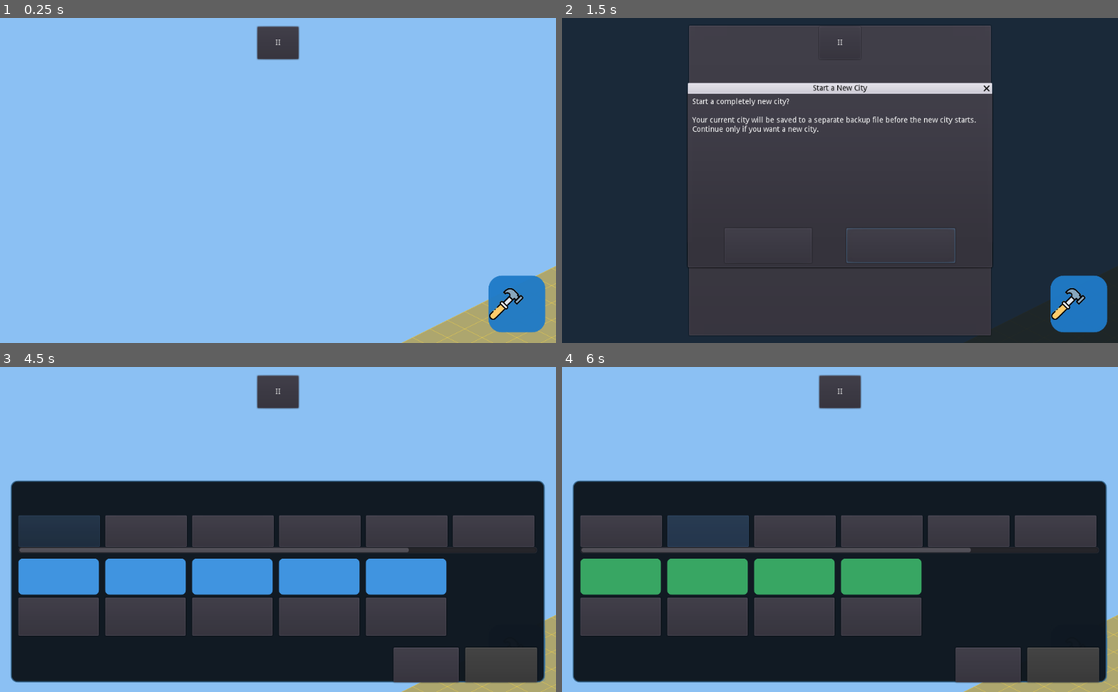
Above: before the commit, frames 1-4 (two rows, left to right).
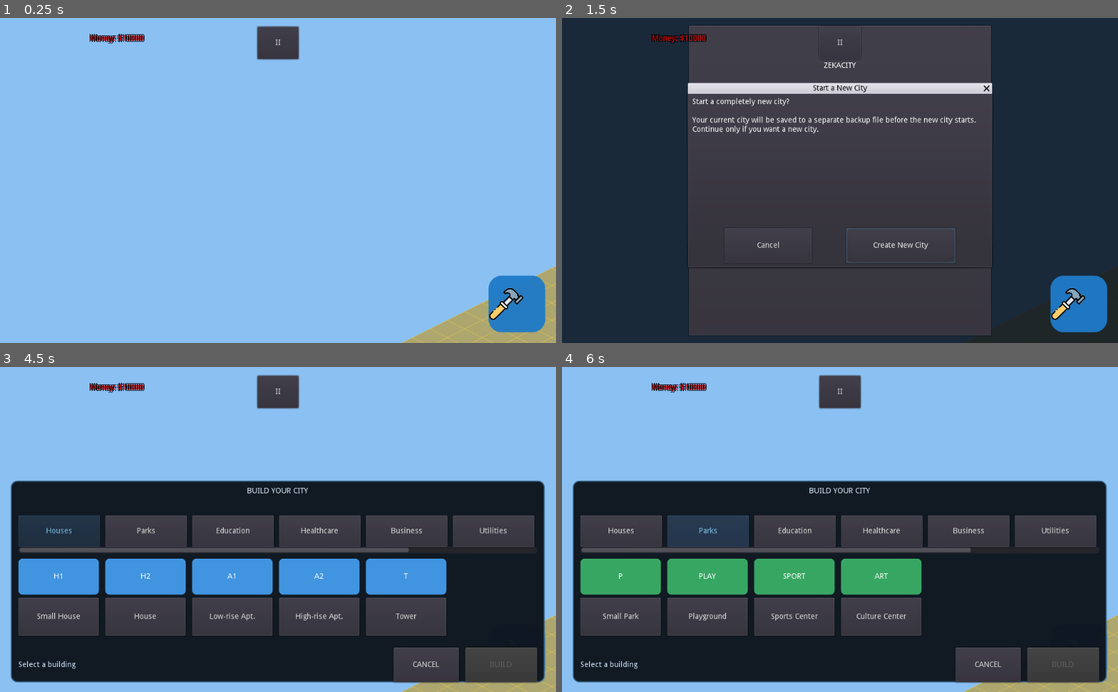
Above: after the commit, the same moments.

Repository: zekainstabot/zekacity
Game: Godot game, scene res://Main.tscn
Two runs of this game, one before a commit and one after it. Both use one fixed random seed, a clock stepped at 60 frames per second and the inputs below.
Inputs (mouse positions are in pixels of both pictures, inside the frame that each line leads up to):
- Up to frame 1 (0.25 s): no input
- Up to frame 2 (1.5 s): click "II" at 0.5 s; click "Restart" at 1.25 s
- Up to frame 3 (4.5 s): click "Restart" at 2 s; click "Restart" at 2.75 s; click "Create New City" at 3.5 s; click (517, 653) at 4.25 s
- Up to frame 4 (6 s): click "Houses" at 5 s; click "Parks" at 5.75 s

The runs differ from the first frame. In frame 1, 0.2% of the frame differs, in the area x 16-26%, y 4-8%; in frame 2, 0.4%; in frame 3, 1.1%; in frame 4, 1.1%, in the area x 3-92%, y 4-93%.

Commit message:
7865435251264

Diff:
--- a/Main.tscn
+++ b/Main.tscn
@@ -1,4 +1,3 @@
-
 [gd_scene load_steps=8 format=2]
 
 [ext_resource path="res://World.gd" type="Script" id=1]
--- a/World.gd
+++ b/World.gd
@@ -197,6 +197,8 @@
 		return
 
 	var ui_elements = world_ui_controller.initialize(self, ui)
+	print("DEBUG UI: ", ui)
+	print("DEBUG MONEY LABEL: ", ui_elements.get("treasury_label"))
 
 # بعد از آماده‌شدن UI، دکمه ساخت را تنظیم کن.
 	_setup_construction_button()
--- a/scripts/PauseMenu.gd
+++ b/scripts/PauseMenu.gd
@@ -134,15 +134,17 @@
 
 
 func _make_font(font_size):
+	var font_path = "res://assets/fonts/Roboto-Regular.ttf"
+
+	if not ResourceLoader.exists(font_path):
+		push_warning("Roboto font not found: " + font_path)
+		return get_font("font")
+
 	var font = DynamicFont.new()
-	var font_path = "res://assets/fonts/Roboto-Regular.ttf"
-
-	if ResourceLoader.exists(font_path):
-		font.font_data = load(font_path)
-
+	font.font_data = load(font_path)
 	font.size = font_size
+
 	return font
-
 
 func _make_button(button_text):
 	var button = Button.new()
--- a/scripts/buildings/ConstructionUI.gd
+++ b/scripts/buildings/ConstructionUI.gd
@@ -425,15 +425,15 @@
 
 
 func _make_font(font_size):
+	var font_path = "res://assets/fonts/Roboto-Regular.ttf"
+
+	if not ResourceLoader.exists(font_path):
+		return null
+
 	var font = DynamicFont.new()
-	var font_path = "res://assets/fonts/Roboto-Regular.ttf"
-
-	if ResourceLoader.exists(font_path):
-		font.font_data = load(font_path)
-
+	font.font_data = load(font_path)
 	font.size = font_size
 	return font
-
 
 func _on_confirm_pressed():
 	if selected_building_id == "":
--- a/scripts/ui/WorldUIController.gd
+++ b/scripts/ui/WorldUIController.gd
@@ -31,27 +31,46 @@
 	}
 
 
+
 func _create_treasury_label():
 	treasury_label = Label.new()
 	treasury_label.name = "MoneyLabel"
 	treasury_label.text = "Money: $" + str(
 		world.city_treasury.get_balance()
 	)
-	treasury_label.anchor_left = 1.0
-	treasury_label.anchor_right = 1.0
-	treasury_label.margin_left = -460
-	treasury_label.margin_right = -20
-	treasury_label.margin_top = 18
-	treasury_label.margin_bottom = 98
-	treasury_label.align = Label.ALIGN_LEFT
+
+	treasury_label.anchor_left = 0.0
+	treasury_label.anchor_top = 0.0
+	treasury_label.anchor_right = 0.0
+	treasury_label.anchor_bottom = 0.0
+
+	treasury_label.margin_left = 16
+	treasury_label.margin_top = 12
+	treasury_label.margin_right = 416
+	treasury_label.margin_bottom = 64
+
+	treasury_label.rect_size = Vector2(400, 52)
+	treasury_label.rect_min_size = Vector2(400, 52)
+
+	treasury_label.rect_size = Vector2(400, 52)
+	treasury_label.rect_min_size = Vector2(400, 52)
+	treasury_label.size_flags_horizontal = Control.SIZE_EXPAND_FILL
+	treasury_label.align = Label.ALIGN_CENTER
 	treasury_label.valign = Label.VALIGN_CENTER
+	treasury_label.autowrap = false
+	treasury_label.clip_text = false
+	treasury_label.mouse_filter = Control.MOUSE_FILTER_IGNORE
+	treasury_label.visible = true
 
 	var money_font = DynamicFont.new()
 	var money_font_path = "res://assets/fonts/Roboto-Regular.ttf"
+
 	if ResourceLoader.exists(money_font_path):
 		money_font.font_data = load(money_font_path)
-	money_font.size = 28
-	treasury_label.add_font_override("font", money_font)
+		money_font.size = 28
+		treasury_label.add_font_override("font", money_font)
+	else:
+		push_warning("Roboto font not found; using Godot default font")
 
 	treasury_label.add_color_override(
 		"font_color",
@@ -59,8 +78,27 @@
 	)
 
 	ui.add_child(treasury_label)
+	treasury_label.add_color_override("font_color", Color(1, 0, 0, 1))
+	treasury_label.add_color_override("font_color_shadow", Color(0, 0, 0, 1))
+	treasury_label.add_constant_override("shadow_offset_x", 2)
+	treasury_label.add_constant_override("shadow_offset_y", 2)
+	treasury_label.add_constant_override("shadow_as_outline", 1)
 	treasury_label.raise()
-
+	print("UI RECT: ", ui.get_viewport().get_visible_rect())
+	print("UI LAYER: ", ui.layer)
+	print("MONEY GLOBAL RECT: ", treasury_label.get_global_rect())
+	print("MONEY MODULATE: ", treasury_label.modulate)
+	print("MONEY SELF MODULATE: ", treasury_label.self_modulate)
+	print("MONEY FONT COLOR: ", treasury_label.get_color("font_color"))
+	print("MONEY PARENT: ", treasury_label.get_parent().name)
+	treasury_label.set_as_toplevel(true)
+	treasury_label.rect_position = Vector2(16, 12)
+	treasury_label.rect_size = Vector2(400, 52)
+	treasury_label.visible = true
+	treasury_label.show()
+	treasury_label.raise()
+	treasury_label.add_color_override("font_color", Color(1, 0, 0, 1))
+	treasury_label.raise()
 
 func _create_buy_land_button():
 	buy_land_button = Button.new()
@@ -104,15 +142,24 @@
 
 func update_treasury_label():
 	if world == null or treasury_label == null:
+		print("MONEY DEBUG: world or label is null")
 		return
 
 	if world.city_treasury == null:
+		print("MONEY DEBUG: city treasury is null")
 		return
 
 	treasury_label.text = "Money: $" + str(
 		world.city_treasury.get_balance()
 	)
 
+	treasury_label.visible = true
+	treasury_label.modulate = Color(1, 1, 0.3, 1)
+	treasury_label.raise()
+
+	print("MONEY DEBUG TEXT: ", treasury_label.text)
+	print("MONEY DEBUG RECT: ", treasury_label.get_global_rect())
+	print("MONEY DEBUG VISIBLE: ", treasury_label.is_visible_in_tree())
 
 func show_land_purchase_dialog(tiles_to_buy, total_price, balance):
 	if land_purchase_dialog == null:
